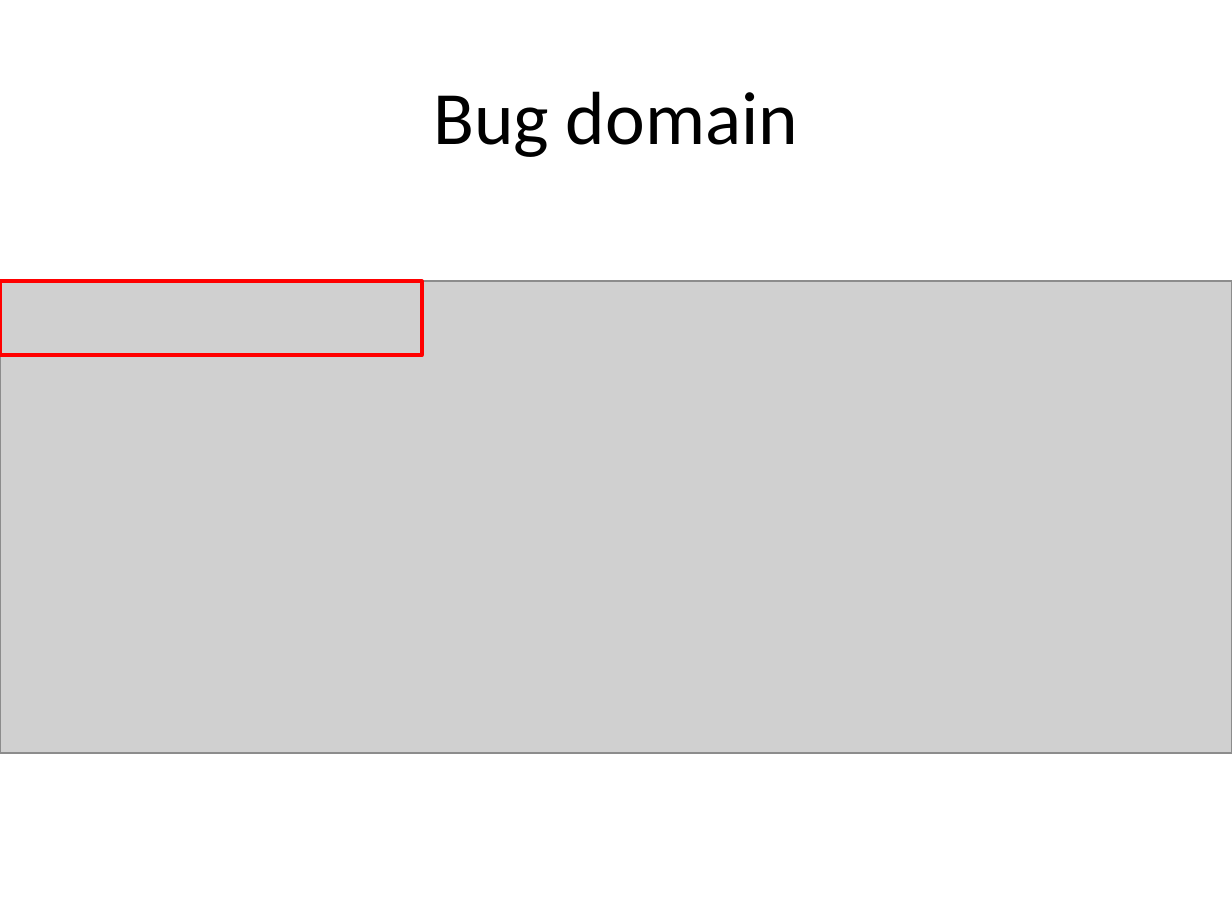
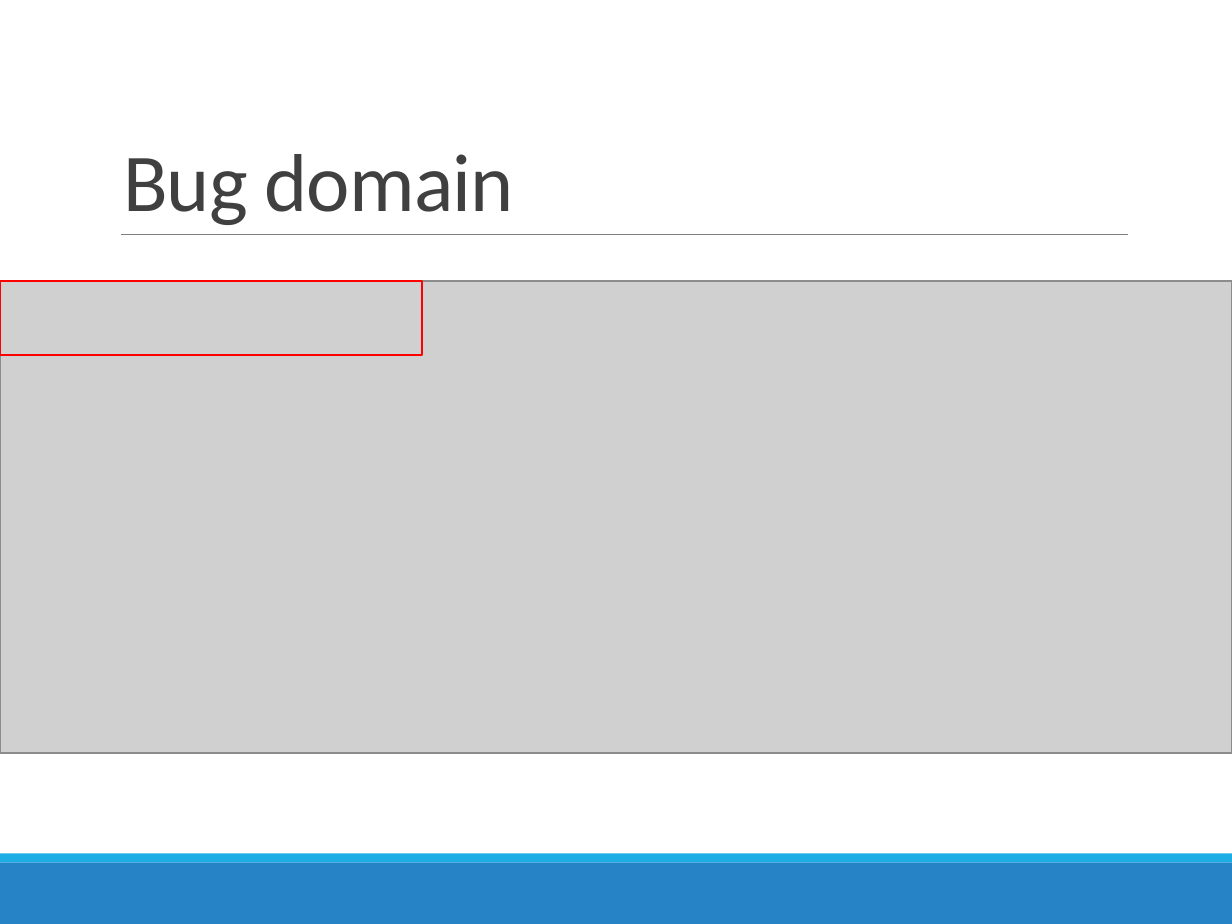
Before and after one commit to BenGoethuys/SwOp-Group03, a slide deck: slide 4 of Iteratie 1/PresentatieIteratie1Group03.pptx. Drawn at 1232x924 pixels with LibreOffice and Linux fonts; fonts in the diff are those of the drawing; grey boxes stand for pictures. Boxes give left, top, right and bottom in pixels: in the first picture for what was removed or moved away, otherwise in the second. Text is boxed around its words. In the diff, an @@ line names an element or a change of style, - is before the commit and + after.

```diff
--- a/Iteratie 1/PresentatieIteratie1Group03.pptx
+++ b/Iteratie 1/PresentatieIteratie1Group03.pptx
@@ title "Bug domain": place and size @@
-title "Bug domain" at (433, 91, 798, 157)
+title "Bug domain" at (123, 154, 514, 225)
@@ title "Bug domain" at (123, 154, 514, 225): size 44 to 48 pt, text colour #000000 to #404040, letter spacing 0 to -0.5 pt; alignment centre to left; line spacing 1 to 0.85; vertical alignment middle to bottom @@
@@ line added from (121, 234) to (1127, 234), #808080 0.5 pt @@
@@ rectangle added at (0, 862, 1232, 924), fill #2683C6 @@
@@ rectangle added at (0, 854, 1232, 862), fill #1CADE4 @@
```
Also in this commit, not shown: 13 other slides changed.
